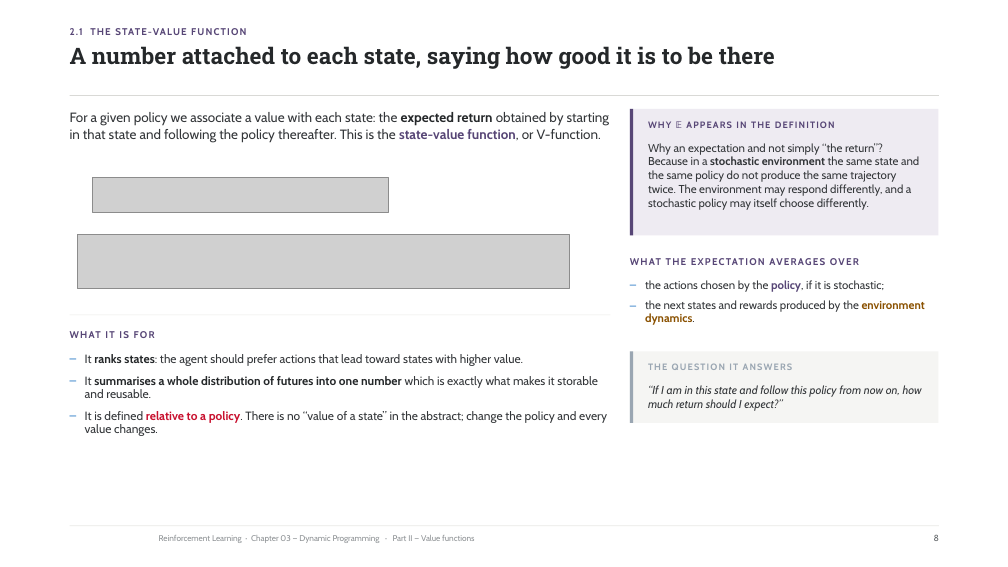
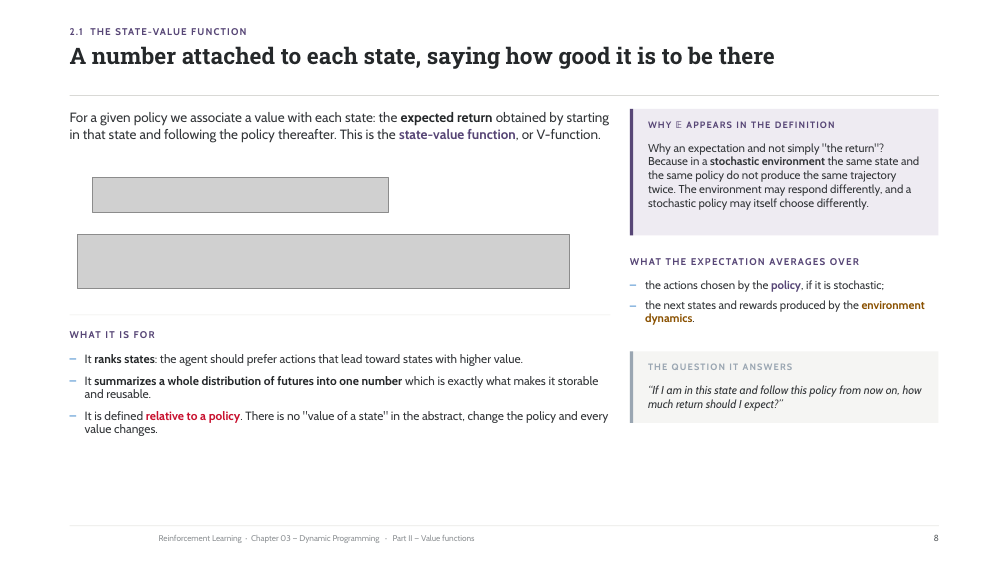
Before and after one commit to riccardoberta/reinforcement-learning, a slide deck: slide 8 of 03 - Dynamic Programming/slides.pptx. Drawn at 1008x567 pixels with LibreOffice and Linux fonts; fonts in the diff are those of the drawing; grey boxes stand for pictures; background and template pictures are left out. Boxes give left, top, right and bottom in pixels: in the first picture for what was removed or moved away, otherwise in the second. Text is boxed around its words. In the diff, an @@ line names an element or a change of style, - is before the commit and + after.

```diff
--- a/03 - Dynamic Programming/slides.pptx
+++ b/03 - Dynamic Programming/slides.pptx
@@ text at <box>648,143,919,210</box>: text changed @@
-Why an expectation and not simply “the return”? Because in a stochastic environment the same state and the same policy do not produce the same trajectory twice. The environment may respond differently, and a stochastic policy may itself choose differently.
+Why an expectation and not simply "the return"? Because in a stochastic environment the same state and the same policy do not produce the same trajectory twice. The environment may respond differently, and a stochastic policy may itself choose differently.
@@ text at <box>85,376,609,436</box>: text changed @@
-– It summarises a whole distribution of futures into one number which is exactly what makes it storable and reusable.
-– It is defined relative to a policy. There is no “value of a state” in the abstract; change the policy and every value changes.
+– It summarizes a whole distribution of futures into one number which is exactly what makes it storable and reusable.
+– It is defined relative to a policy. There is no "value of a state" in the abstract, change the policy and every value changes.
```
Also in this commit, not shown: 14 other slides changed, 40 other files.
